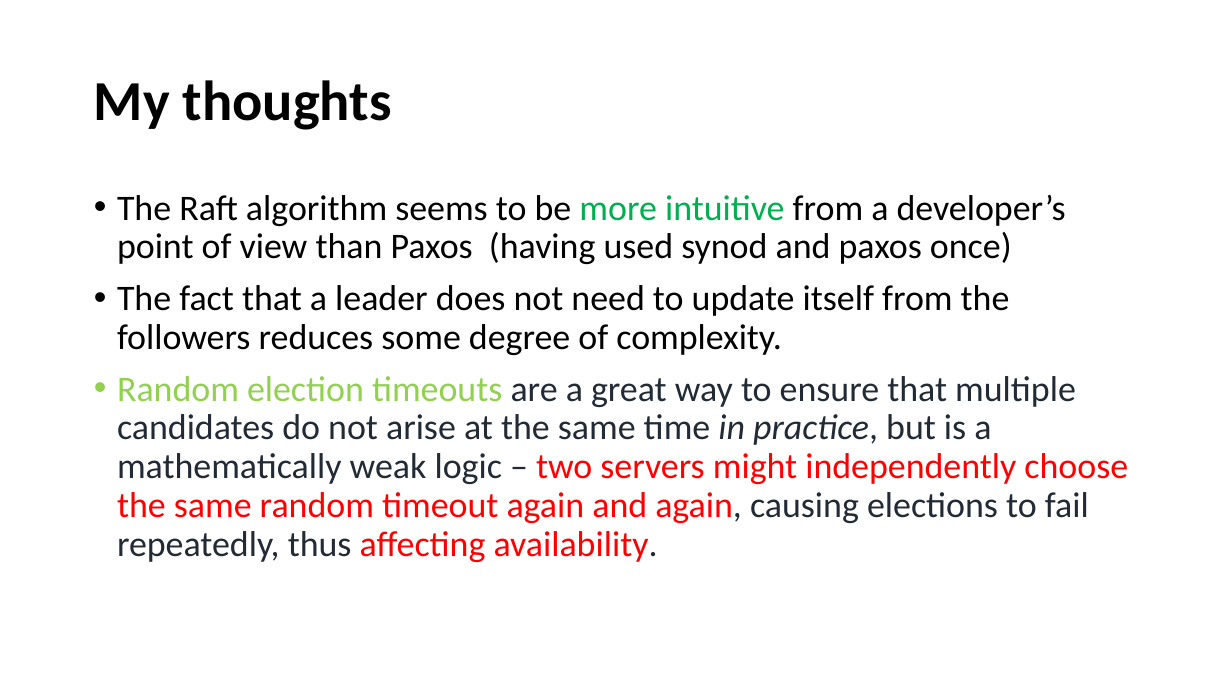
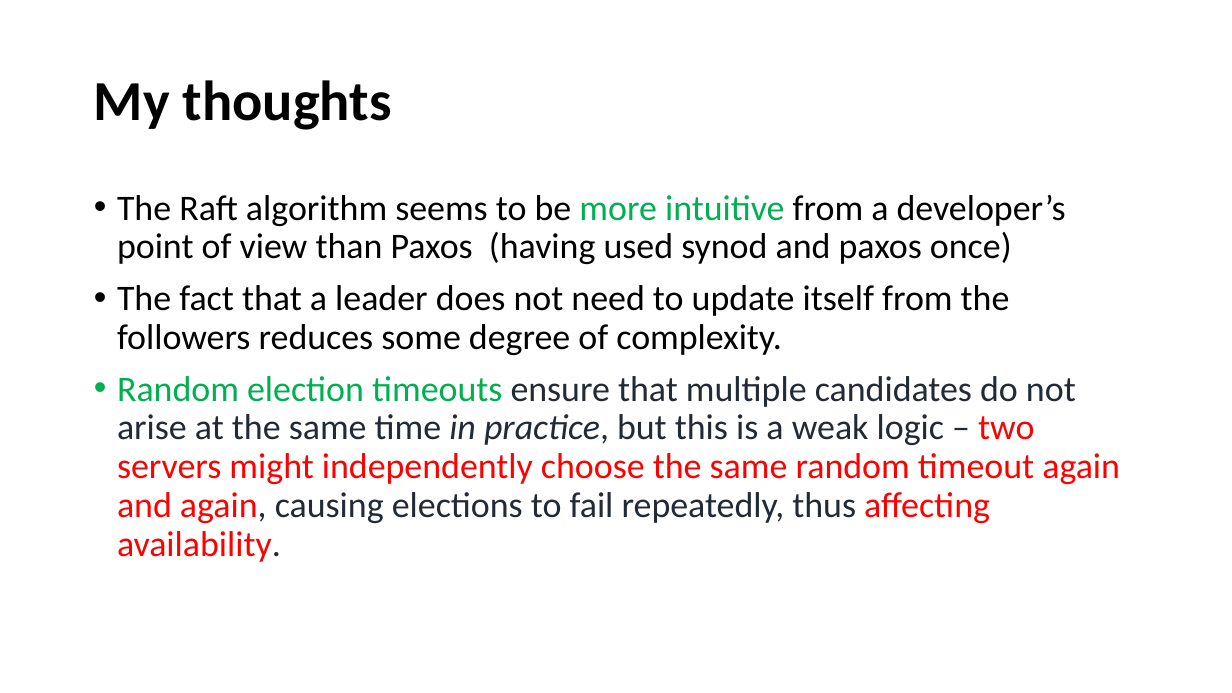
Before and after one commit to paulsaswata/public, a slide deck: slide 22 of The Raft Consensus Algorithm.pptx. Drawn at 1232x693 pixels with LibreOffice and Linux fonts; fonts in the diff are those of the drawing. Boxes give left, top, right and bottom in pixels: in the first picture for what was removed or moved away, otherwise in the second. Text is boxed around its words. In the diff, an @@ line names an element or a change of style, - is before the commit and + after.

```diff
--- a/The Raft Consensus Algorithm.pptx
+++ b/The Raft Consensus Algorithm.pptx
@@ text at box(117, 376, 1120, 562): text changed @@
-• Random election timeouts are a great way to ensure that multiple candidates do not arise at the same time in practice, but is a mathematically weak logic – two servers might independently choose the same random timeout again and again, causing elections to fail repeatedly, thus affecting availability.
+• Random election timeouts ensure that multiple candidates do not arise at the same time in practice, but this is a weak logic – two servers might independently choose the same random timeout again and again, causing elections to fail repeatedly, thus affecting availability.
```
Also in this commit, not shown: 5 other slides changed.
